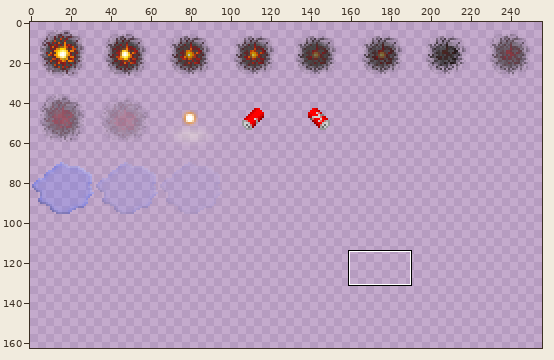
One commit to this sprite sheet: data/art/EFFECTS_TILESET.png. Above, an overview of the earlier version with the close-up marked.
Close-up. Old version:
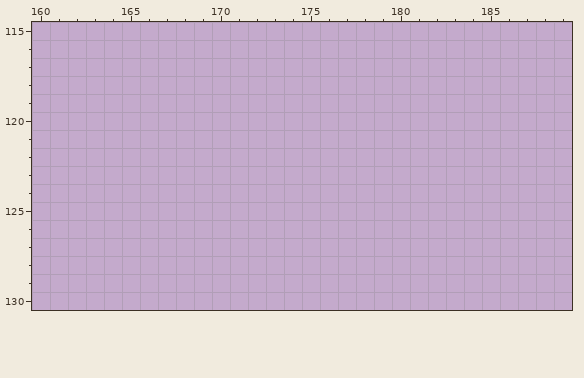
The file is 256x256 pixels. Shown: x 160..189, y 115..130. The wide view leaves out empty margins. The commit also changed other parts of the picture, which this record leaves out.
New version:
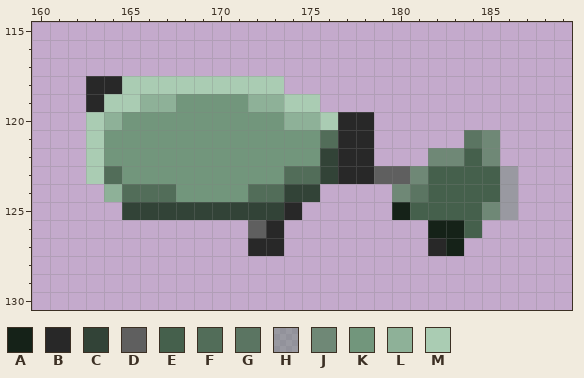
Palette (. is transparent): A #152218  B #282828  C #324337  D #5f5f5f  E #45604c  F #526d59  G #5b7562  H #6f887680  J #6f8876  K #72967c  L #8eb198  M #aaccb3
Changes in this commit:
Changed rows in their new state; - is an unchanged pixel.
first column x 163:
118 BBMMMMMMMMM-------------
119 BMMLLKKKKLLMM-----------
120 MLKKKKKKKKKLLMBB--------
121 MKKKKKKKKKKKKFBB-----GJ-
122 MKKKKKKKKKKKKCBB---JJEJ-
123 MFKKKKKKKKKFFCBBDDJEEEEH
124 -LFFFKKKKFFCC----JGEEEEH
125 --CCCCCCCCCB-----AEEEEJH
126 ---------DB--------AAE--
127 ---------BB--------BA---
Pixel boxes of the changes (left, top, right, bottom) in both close-ups:
added: (86, 76, 518, 256)
